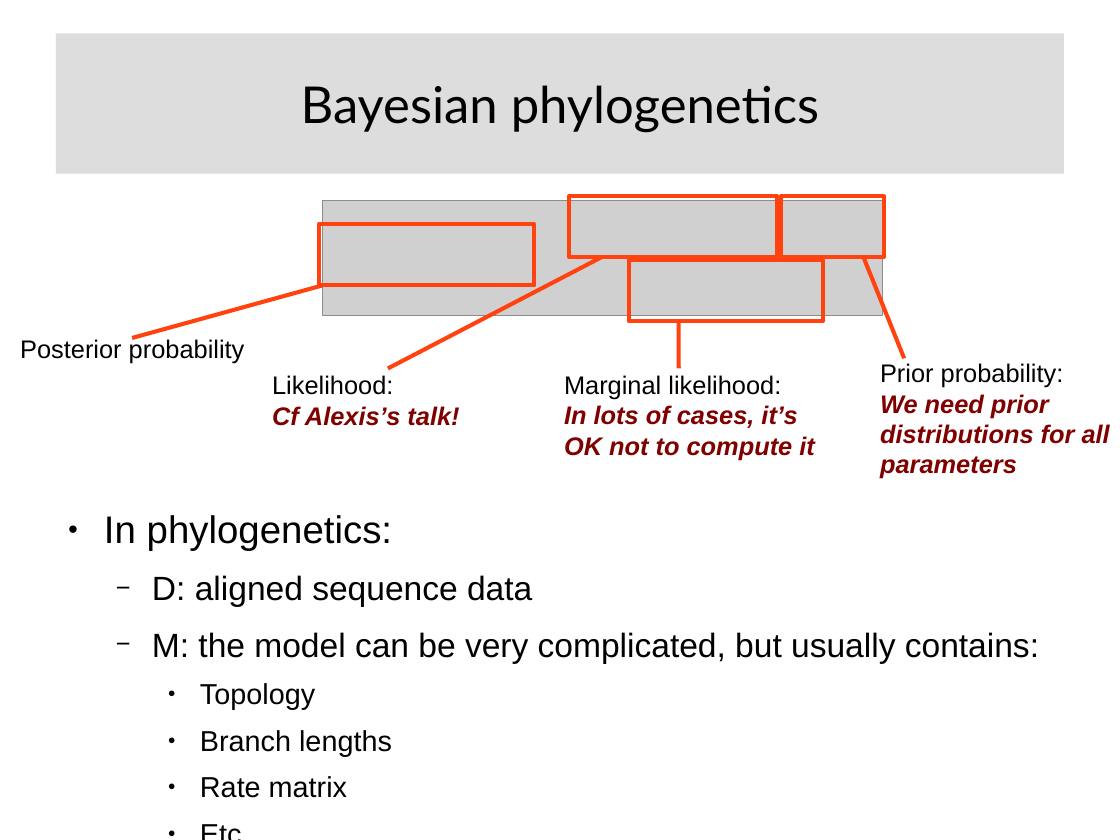
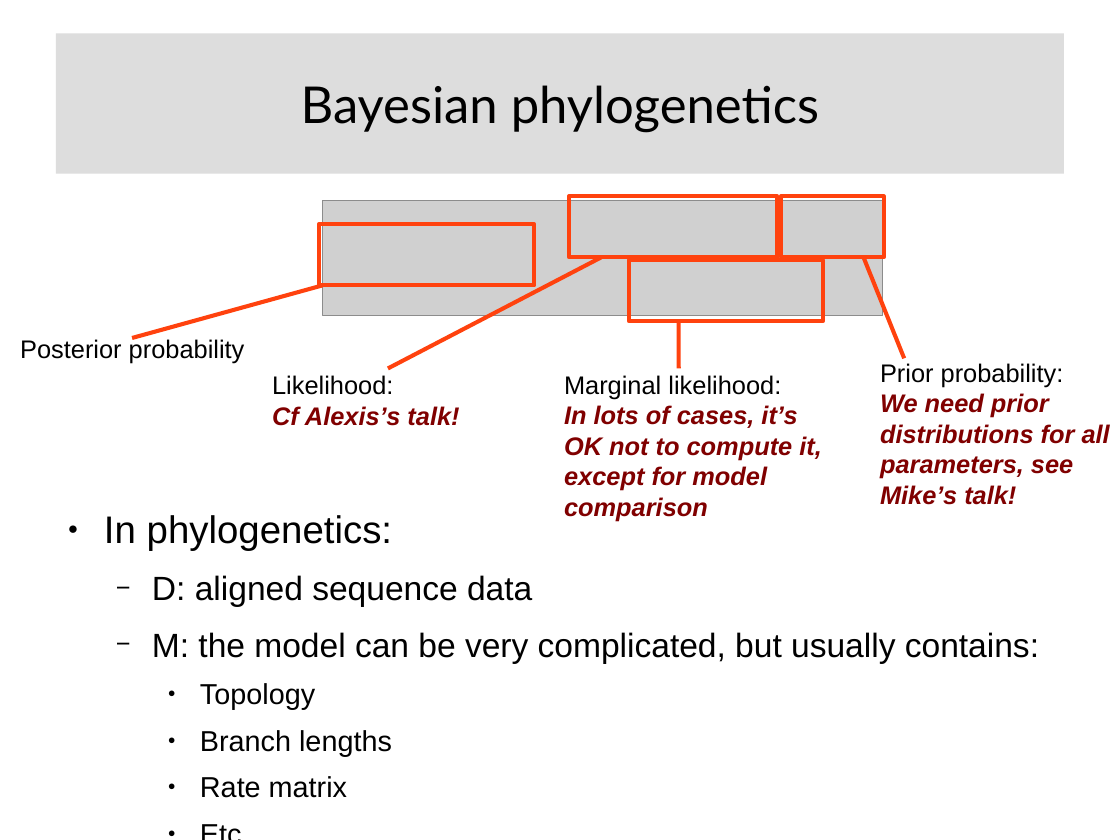
Before and after one commit to Boussau/boussau.github.io, a slide deck: slide 283 of COME_courses/Cambridge_2022/2_optimality_criteria/Presentation_Criteria_Phylogenetics.odp (slide 282 before the commit). Drawn at 1120x840 pixels with LibreOffice and Linux fonts; fonts in the diff are those of the drawing; grey boxes stand for pictures. Boxes give left, top, right and bottom in pixels: in the first picture for what was removed or moved away, otherwise in the second. Text is boxed around its words. In the diff, an @@ line names an element or a change of style, - is before the commit and + after.

Commit message:
Polishing of the presentation on phylogenetic criteria.

```diff
--- a/COME_courses/Cambridge_2022/2_optimality_criteria/Presentation_Criteria_Phylogenetics.odp
+++ b/COME_courses/Cambridge_2022/2_optimality_criteria/Presentation_Criteria_Phylogenetics.odp
@@ text at box(564, 405, 822, 521): text changed @@
-In lots of cases, it’s OK not to compute it
+In lots of cases, it’s OK not to compute it, except for model comparison
@@ text at box(880, 393, 1110, 505): text changed @@
-We need prior distributions for all parameters
+We need prior distributions for all parameters, see Mike’s talk!
```
Also in this commit, not shown: 30 other slides changed, 1 slide added, 1 other file.
